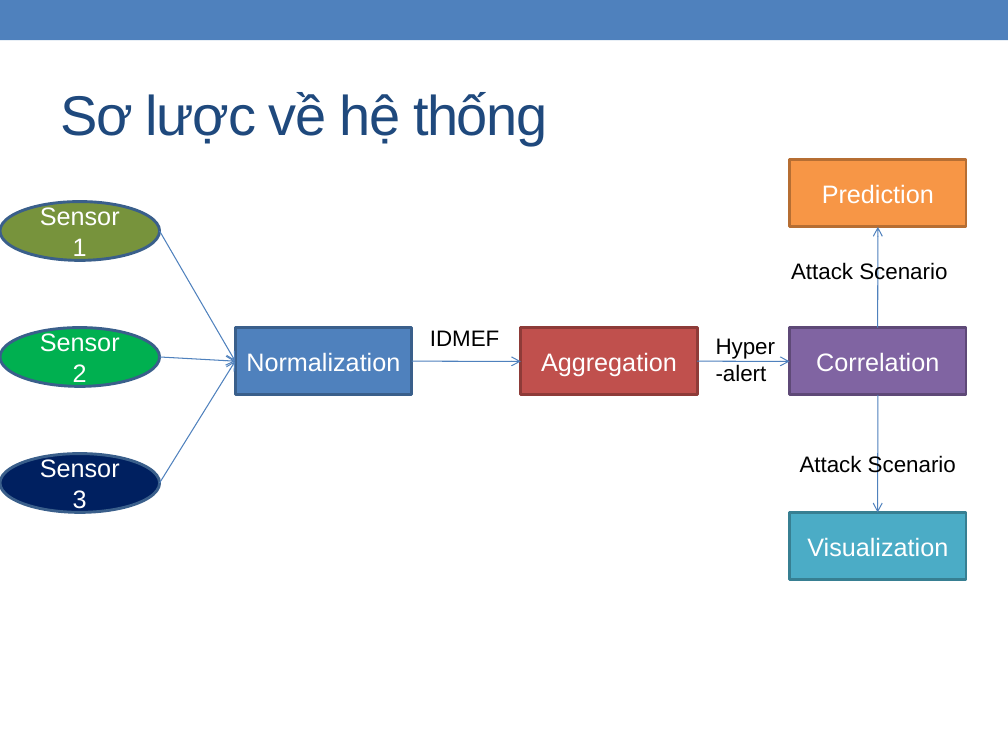
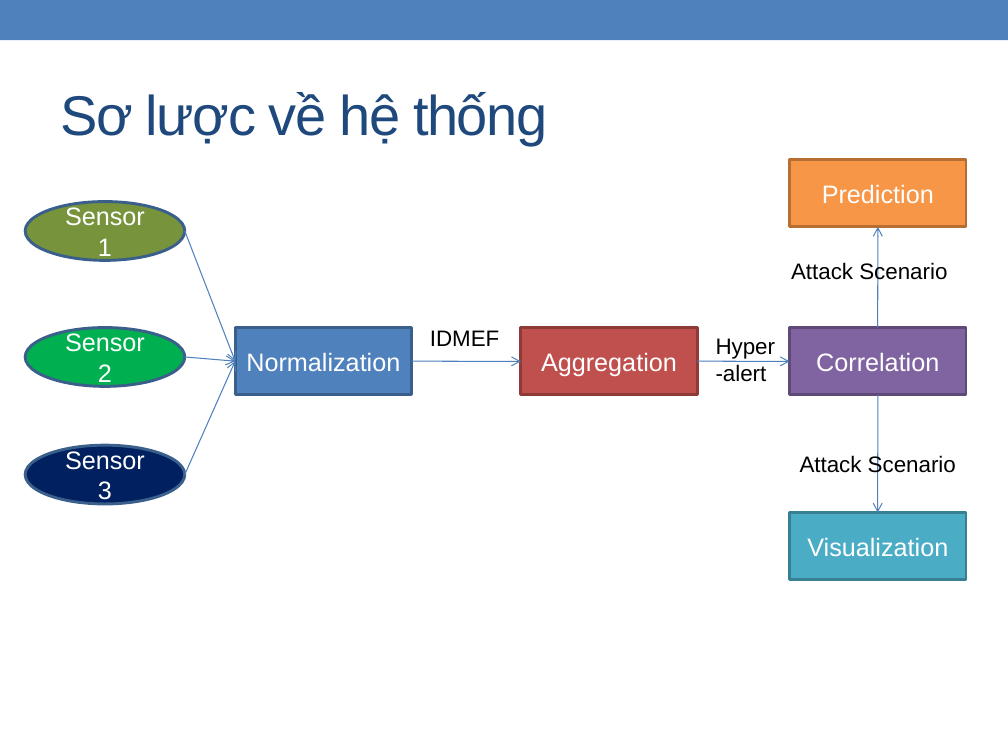
Before and after one commit to zedster27/secviz, a slide deck: slide 1 of branches/C.Thang/Baocao15.1.pptx. Drawn at 1008x756 pixels with LibreOffice and Linux fonts; fonts in the diff are those of the drawing. Boxes give left, top, right and bottom in pixels: in the first picture for what was removed or moved away, otherwise in the second. Text is boxed around its words. In the diff, an @@ line names an element or a change of style, - is before the commit and + after.

```diff
--- a/branches/C.Thang/Baocao15.1.pptx
+++ b/branches/C.Thang/Baocao15.1.pptx
@@ ellipse "Sensor 1": place and size @@
-ellipse "Sensor 1" at (0,202,159,260)
+ellipse "Sensor 1" at (25,202,184,260)
@@ arrow moved from (159, 231) - (235, 361) to (184, 231) - (235, 361) @@
@@ ellipse "Sensor 2": place and size @@
-ellipse "Sensor 2" at (0,328,159,386)
+ellipse "Sensor 2" at (25,328,184,386)
@@ arrow moved from (159, 357) - (235, 361) to (184, 357) - (235, 361) @@
@@ arrow moved from (159, 483) - (235, 361) to (184, 475) - (235, 361) @@
@@ ellipse "Sensor 3": place and size @@
-ellipse "Sensor 3" at (0,454,159,512)
+ellipse "Sensor 3" at (25,446,184,504)
```
Also in this commit, not shown: 2 other slides changed, 1 slide removed, 3 other files.
